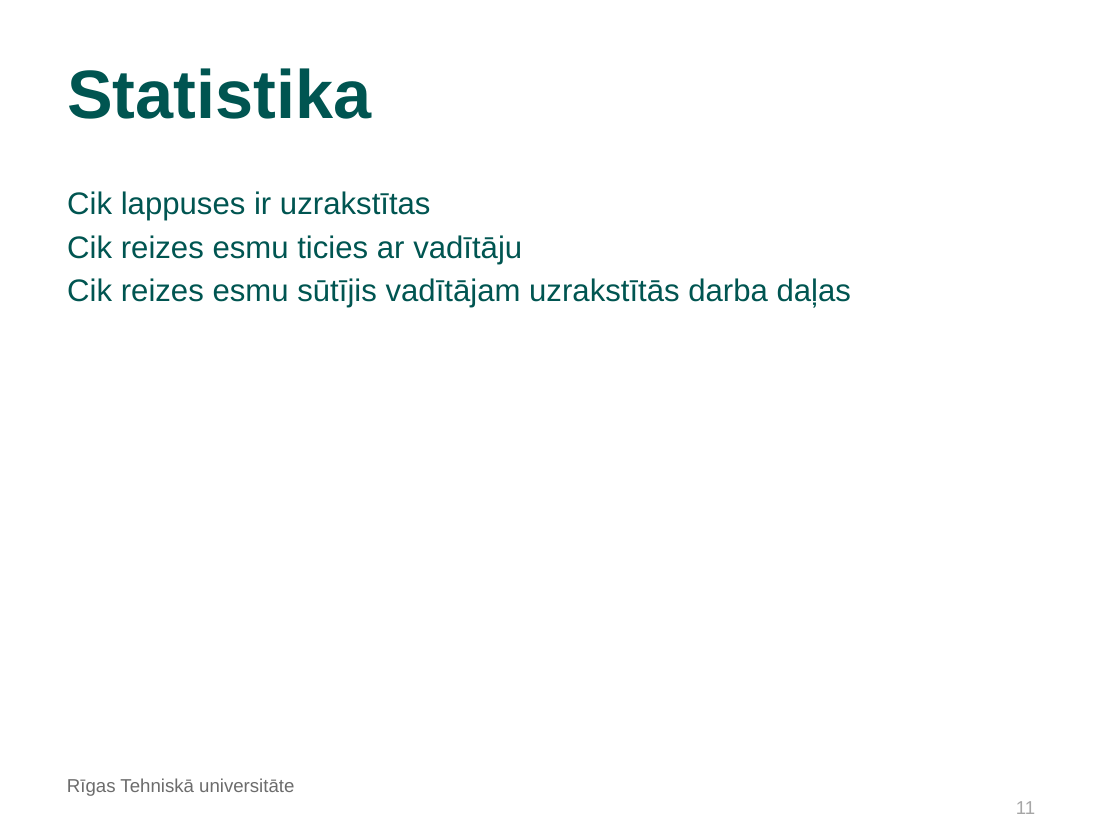
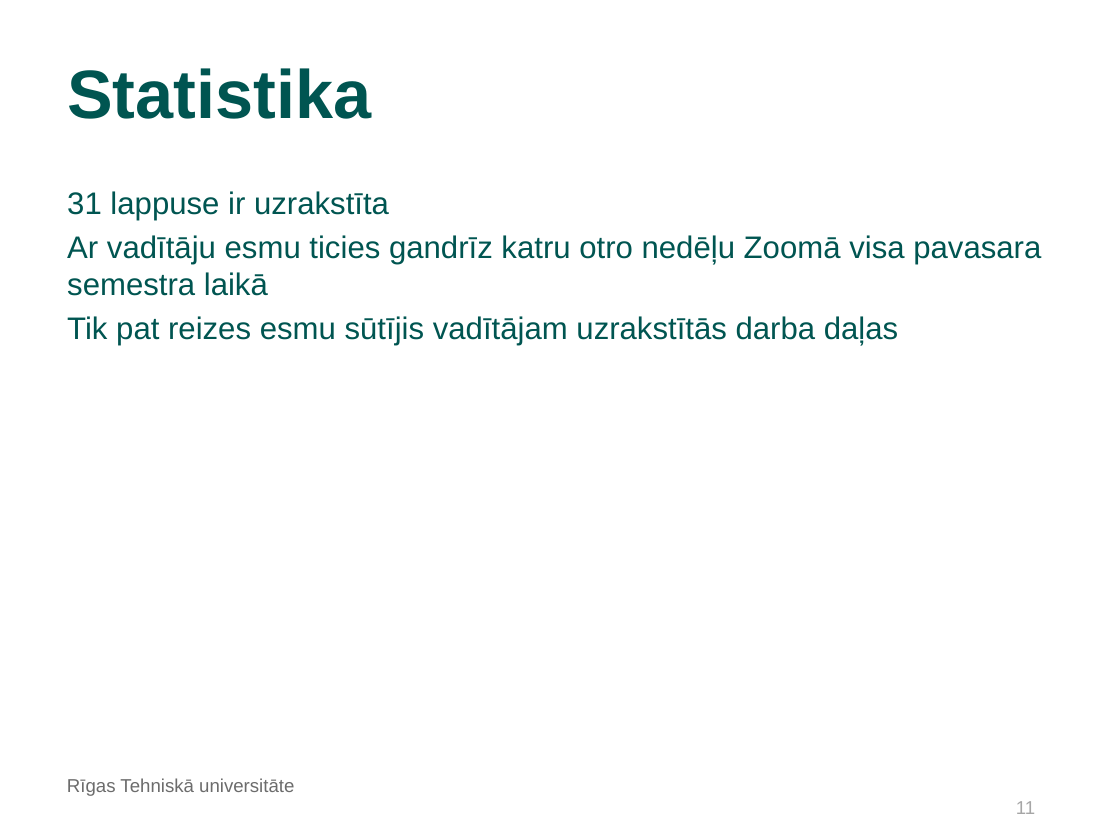
Before and after one commit to kamikaze/rtu-bachelor-tasks, a slide deck: slide 11 of docs/Šablons_Bakalaura_darba_priekšaizstāvēšanai.odp. Drawn at 1120x840 pixels with LibreOffice and Linux fonts; fonts in the diff are those of the drawing; background and template pictures are left out. Boxes give left, top, right and bottom in pixels: in the first picture for what was removed or moved away, otherwise in the second. Text is boxed around its words. In the diff, an @@ line names an element or a change of style, - is before the commit and + after.

```diff
--- a/docs/Šablons_Bakalaura_darba_priekšaizstāvēšanai.odp
+++ b/docs/Šablons_Bakalaura_darba_priekšaizstāvēšanai.odp
@@ text at (67,191,1041,345): text changed @@
-Cik lappuses ir uzrakstītas
-Cik reizes esmu ticies ar vadītāju
-Cik reizes esmu sūtījis vadītājam uzrakstītās darba daļas
+31 lappuse ir uzrakstīta
+Ar vadītāju esmu ticies gandrīz katru otro nedēļu Zoomā visa pavasara semestra laikā
+Tik pat reizes esmu sūtījis vadītājam uzrakstītās darba daļas
```
Also in this commit, not shown: 8 other slides changed, 2 slides added, 2 slides removed, 26 other files.
